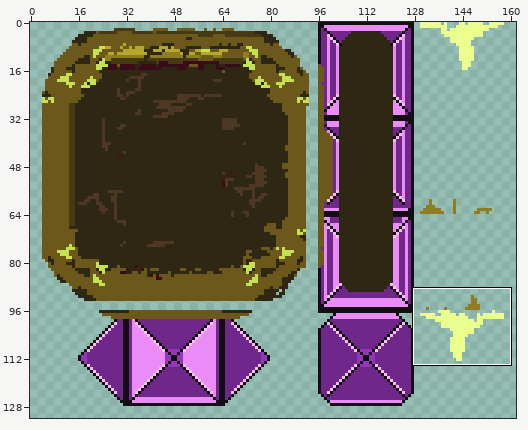
One commit to this pixel-art file: Assets/Sprites/JungleTileset.aseprite. The picture above shows the old version from afar; the outline marks the close-up.
Close-up. First the earlier version:
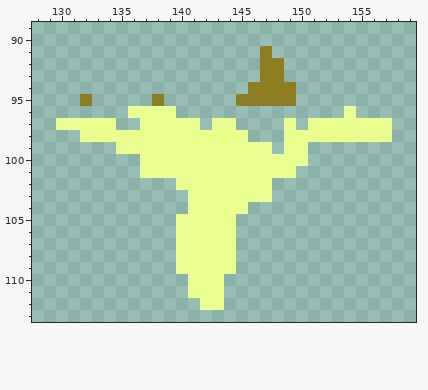
160x160 pixels, 1 frame. Shown: x 128..159, y 89..113. The old version is drawn lined up with the new one, on the new canvas. The wide view leaves out empty margins. The commit also changed other parts of the picture, which this record leaves out.
After the commit:
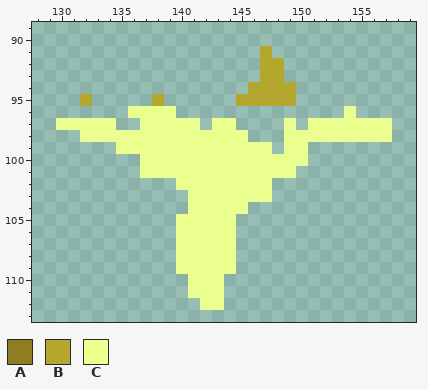
Palette (. is transparent): A #8f7e21  B #b3a72e  C #ebff8e
Diff:
{"change": "canvas 160x160 -> 320x320"}
{"y":91,"x":147,"old":"A","new":"B"}
{"y":92,"x":147,"old":"AA","new":"BB"}
{"y":93,"x":147,"old":"AA","new":"BB"}
{"y":94,"x":146,"old":"AAAA","new":"BBBB"}
{"y":95,"x":132,"old":"A","new":"B"}
{"y":95,"x":138,"old":"A","new":"B"}
{"y":95,"x":145,"old":"AAAAA","new":"BBBBB"}
{"label":"changed","picture_box":[236,46,296,106]}
{"label":"changed","picture_box":[80,94,92,106]}
{"label":"changed","picture_box":[152,94,164,106]}
